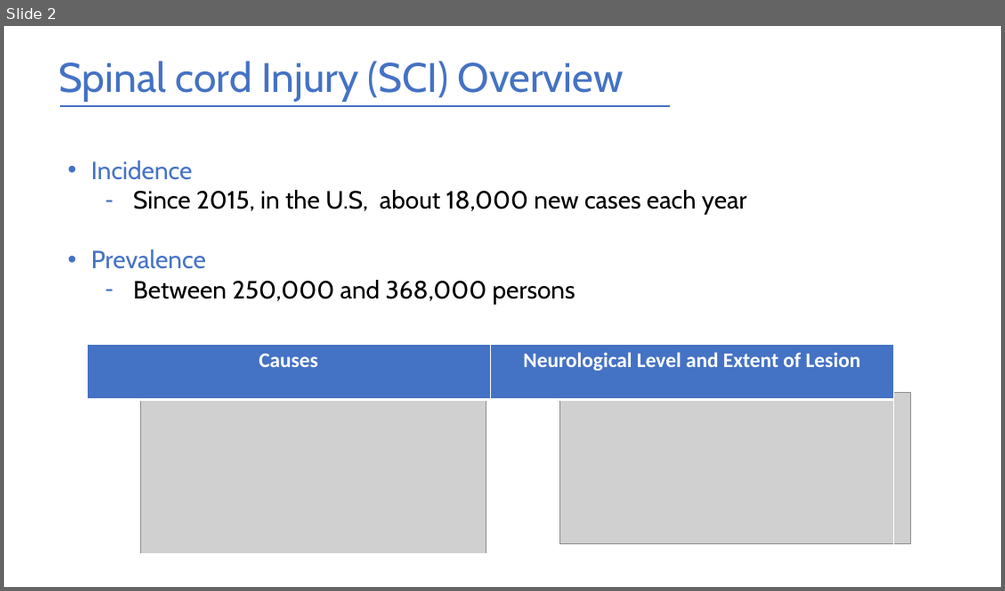
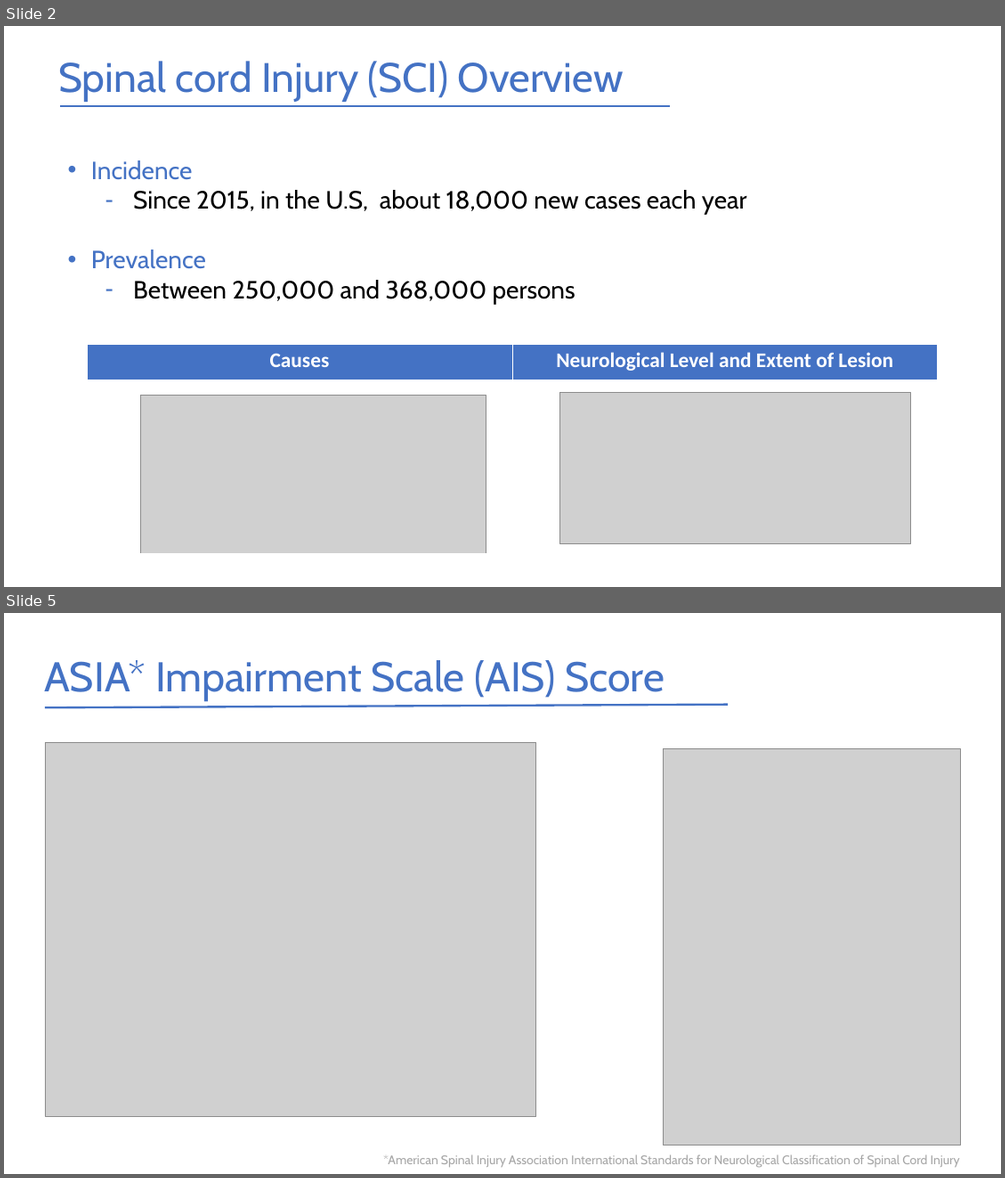
Before and after one commit to ygrepo/Cell-and-Tissue-Engineering, a slide deck: Module_11_StemCells/Conclusion_project/Presentation.pptx. Shown one above the other, each under a label of ours: slide 2 before the commit, slides 2 and 5 after it; the slides between them are not shown. The pictures are 1005x591 and 1005x1178 pixels, drawn with LibreOffice and Linux fonts; fonts in the diff are those of the drawing; grey boxes stand for pictures. Boxes give left, top, right and bottom in pixels: in the first picture for what was removed or moved away, otherwise in the second. Text is boxed around its words. In the diff, an @@ line names an element or a change of style, - is before the commit and + after.

```diff
--- a/Module_11_StemCells/Conclusion_project/Presentation.pptx
+++ b/Module_11_StemCells/Conclusion_project/Presentation.pptx
@@ slide 5 added at <box>4,613,1001,1174</box>, background #FFFFFF @@
@@ text added at <box>44,660,664,701</box>, 40 pt, text #4472C4 @@
+ASIA* Impairment Scale (AIS) Score
@@ line added from (45, 708) to (728, 705), #4472C4 2 pt @@
@@ picture added at <box>45,742,536,1116</box> @@
@@ picture added at <box>663,748,961,1144</box> @@
@@ text added at <box>383,1154,960,1167</box>, 12 pt, text #A6A6A6 @@
+*American Spinal Injury Association International Standards for Neurological Classification of Spinal Cord Injury
@@ slide 2 changed as well @@
@@ table: place and size @@
-table at <box>87,344,895,553</box>
+table at <box>87,344,938,553</box>
```
Also in this commit, not shown: 2 other slides added, 11 other files.
